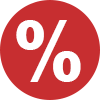
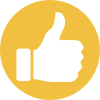
The second 100 x 100 image is a revision of the first. Changes to its layers:
hid "%", painted on it over (16, 20, 81, 82)
showed "39620-blue-thumbs-up-icon-clipart" over (16, 12, 84, 82)
